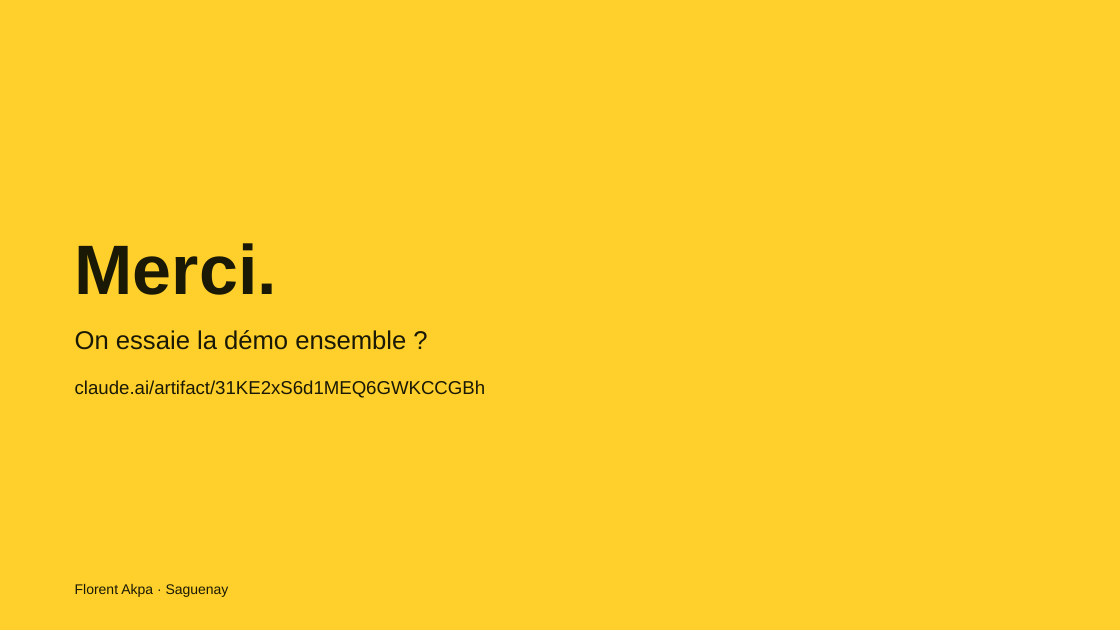
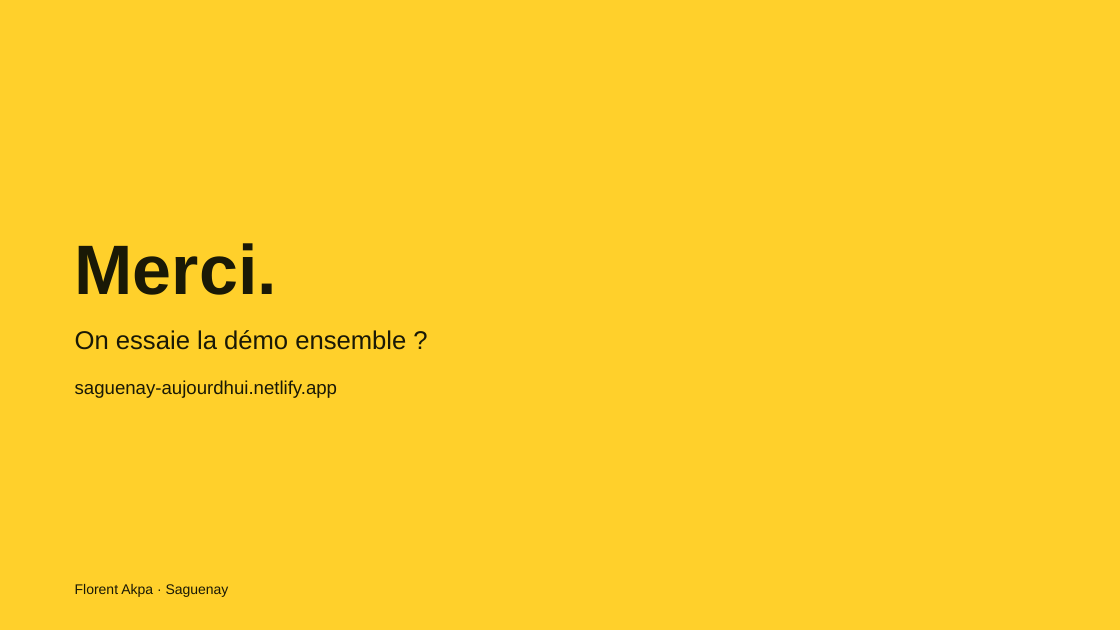
Before and after one commit to gotflo/saguenay_aujourdhui, a slide deck: slide 18 of Saguenay-Aujourdhui.pptx. Drawn at 1120x630 pixels with LibreOffice and Linux fonts; fonts in the diff are those of the drawing. Boxes give left, top, right and bottom in pixels: in the first picture for what was removed or moved away, otherwise in the second. Text is boxed around its words. In the diff, an @@ line names an element or a change of style, - is before the commit and + after.

Commit message:
Maisons éparpillées et démo prête pour Netlify
Le schéma « Une maison pour chaque geste » disperse les maisons, reliées
par un sentier que le personnage suit de porte en porte. La diapo de fin
pointe vers saguenay-aujourdhui.netlify.app. prototype/site.sh génère la
page publique de la démo à partir du prototype, et netlify.toml ne
redéploie que lorsque le prototype change.

```diff
--- a/Saguenay-Aujourdhui.pptx
+++ b/Saguenay-Aujourdhui.pptx
@@ text at (75,380,337,398): text changed @@
-claude.ai/artifact/31KE2xS6d1MEQ6GWKCCGBh
+saguenay-aujourdhui.netlify.app
```
Also in this commit, not shown: 4 other files.
